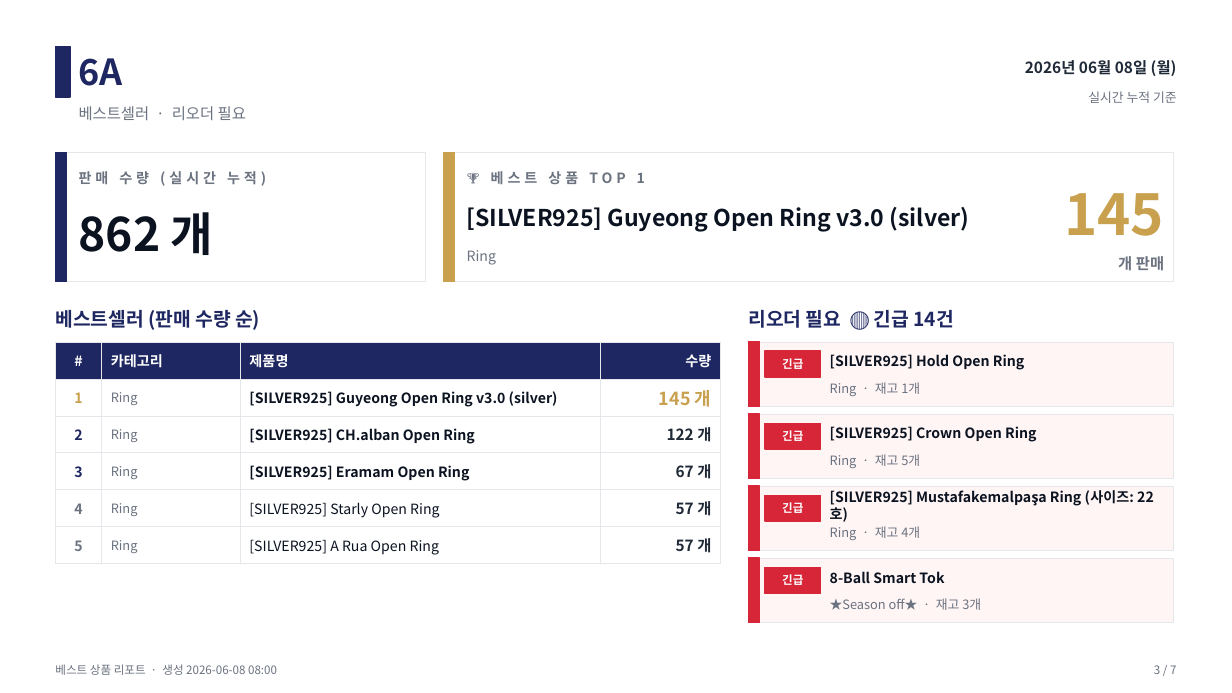
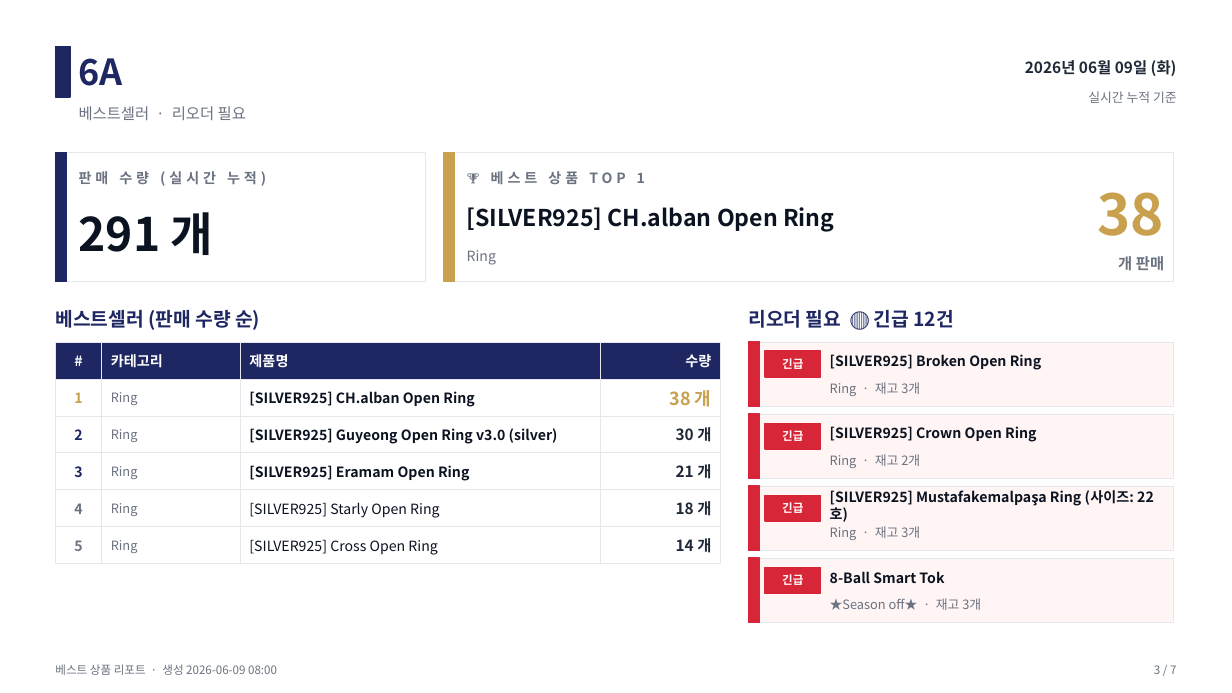
Before and after one commit to j65209/Brightbeed, a slide deck: slide 3 of data/sales-report.pptx. Drawn at 1232x693 pixels with LibreOffice and Linux fonts; fonts in the diff are those of the drawing. Boxes give left, top, right and bottom in pixels: in the first picture for what was removed or moved away, otherwise in the second. Text is boxed around its words. In the diff, an @@ line names an element or a change of style, - is before the commit and + after.

```diff
--- a/data/sales-report.pptx
+++ b/data/sales-report.pptx
@@ text at (1025,60,1177,76): text changed @@
-2026년 06월 08일 (월)
+2026년 06월 09일 (화)
@@ text at (467,207,834,232): text changed @@
-[SILVER925] Guyeong Open Ring v3.0 (silver)
+[SILVER925] CH.alban Open Ring
@@ text at (1098,192,1165,236): text changed @@
-145
+38
@@ text at (79,212,214,255): text changed @@
-862 개
+291 개
@@ text at (748,310,953,328): text changed @@
-리오더 필요 🔴 긴급 14건
+리오더 필요 🔴 긴급 12건
@@ table at (55,342,721,559) @@
-row 2, column 3: [SILVER925] Guyeong Open Ring v3.0 (silver)
+row 2, column 3: [SILVER925] CH.alban Open Ring
-row 2, column 4: 145 개
+row 2, column 4: 38 개
-row 3, column 3: [SILVER925] CH.alban Open Ring
+row 3, column 3: [SILVER925] Guyeong Open Ring v3.0 (silver)
-row 3, column 4: 122 개
+row 3, column 4: 30 개
-row 4, column 4: 67 개
+row 4, column 4: 21 개
-row 5, column 4: 57 개
+row 5, column 4: 18 개
-row 6, column 3: [SILVER925] A Rua Open Ring
+row 6, column 3: [SILVER925] Cross Open Ring
-row 6, column 4: 57 개
+row 6, column 4: 14 개
@@ text at (830,354,1041,370): text changed @@
-[SILVER925] Hold Open Ring
+[SILVER925] Broken Open Ring
@@ text at (830,382,920,396): text changed @@
-Ring · 재고 1개
+Ring · 재고 3개
@@ text at (830,454,920,468): text changed @@
-Ring · 재고 5개
+Ring · 재고 2개
@@ text at (830,526,920,540): text changed @@
-Ring · 재고 4개
+Ring · 재고 3개
```
Also in this commit, not shown: 6 other slides changed.
